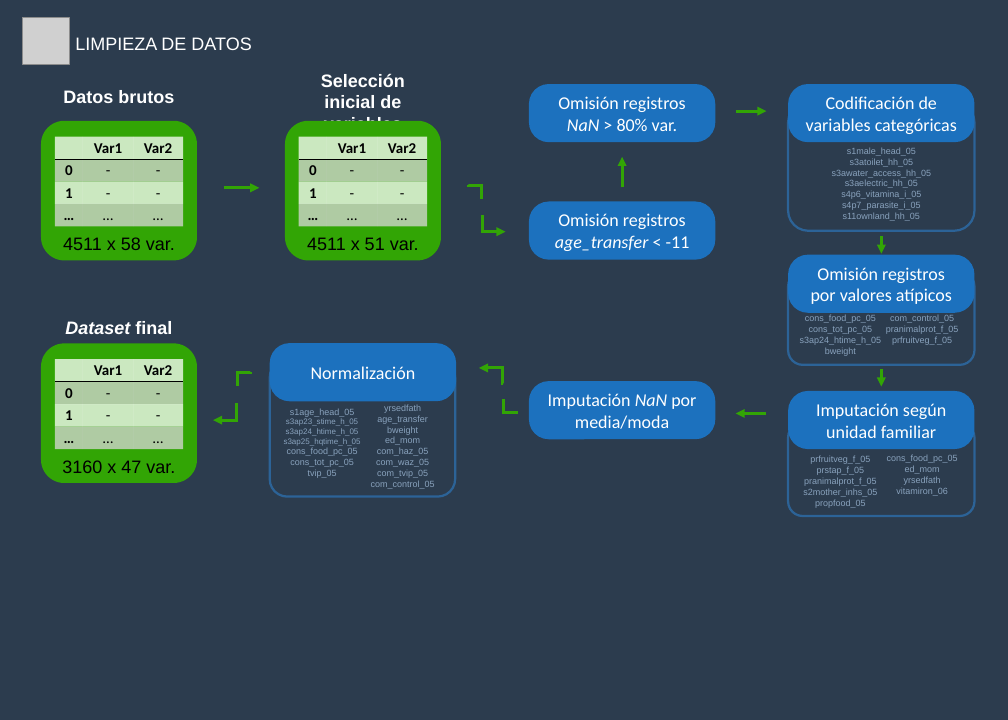
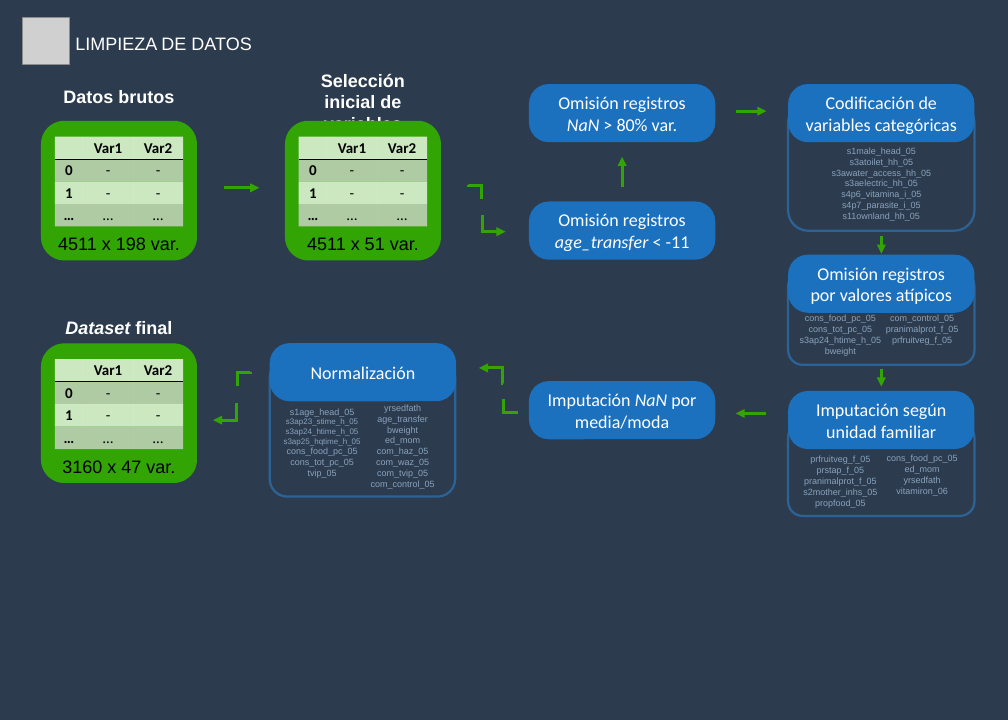
Before and after one commit to JMBorrego/CashCognitive, a slide deck: slide 3 of assets/Infografia.pptx. Drawn at 1008x720 pixels with LibreOffice and Linux fonts; fonts in the diff are those of the drawing; grey boxes stand for pictures. Boxes give left, top, right and bottom in pixels: in the first picture for what was removed or moved away, otherwise in the second. Text is boxed around its words. In the diff, an @@ line names an element or a change of style, - is before the commit and + after.

```diff
--- a/assets/Infografia.pptx
+++ b/assets/Infografia.pptx
@@ text at [58, 237, 180, 250]: text changed @@
-4511 x 58 var.
+4511 x 198 var.
```
Also in this commit, not shown: 1 other file.
